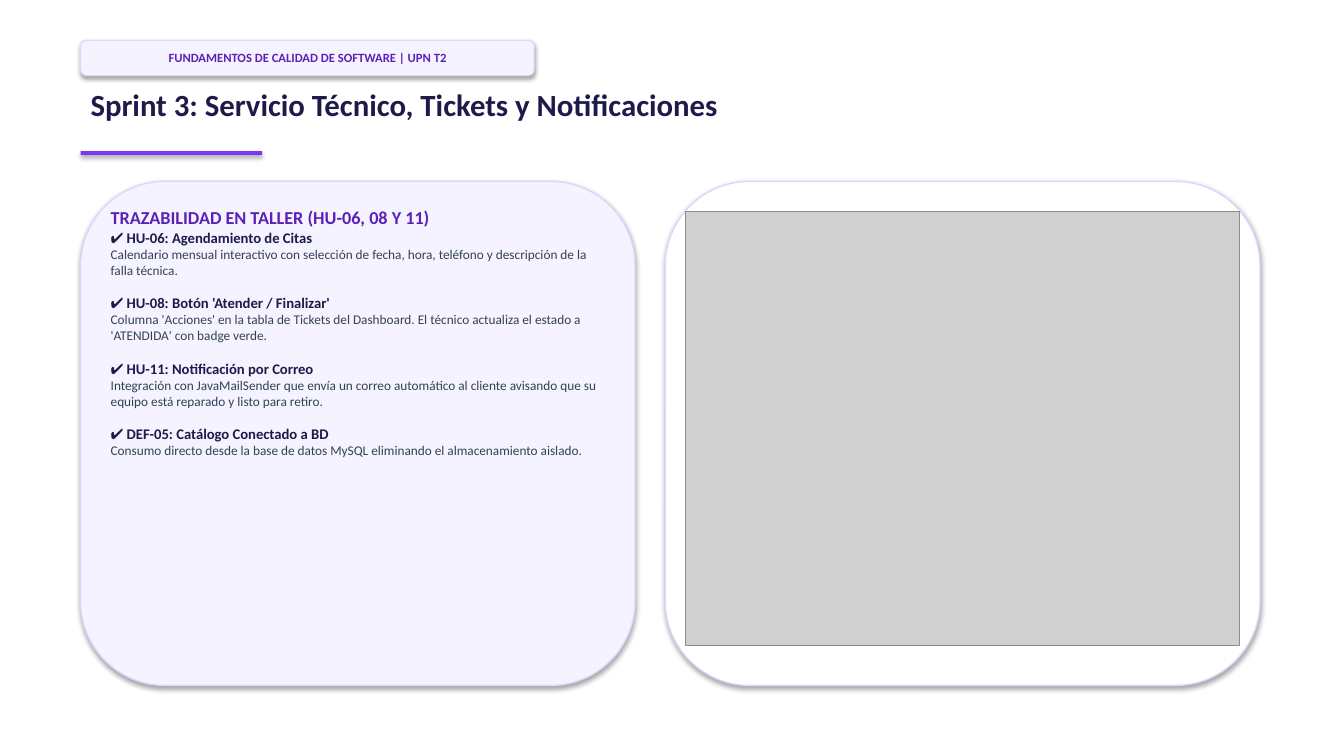
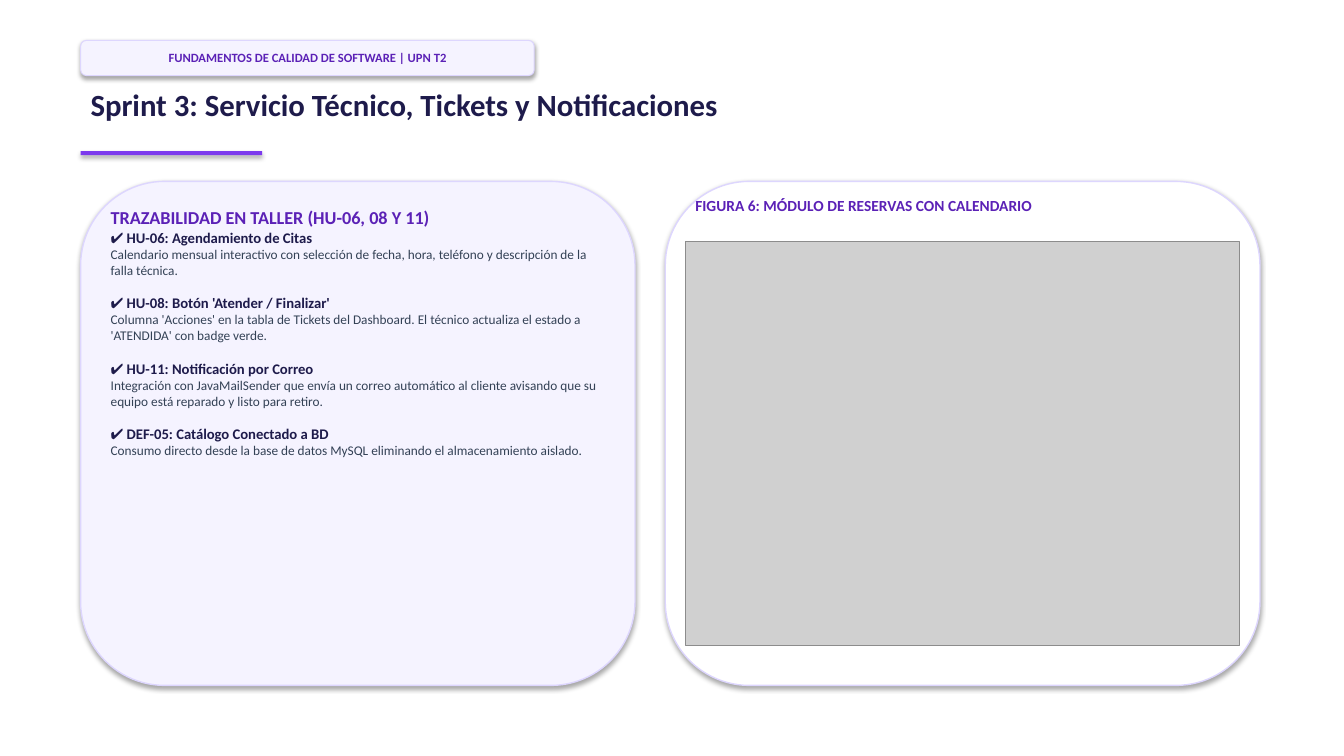
Before and after one commit to alevascan/ximasak, a slide deck: slide 8 of Exposicion_SIRVS_Ximasak_T2.pptx. Drawn at 1344x756 pixels with LibreOffice and Linux fonts; fonts in the diff are those of the drawing; grey boxes stand for pictures. Boxes give left, top, right and bottom in pixels: in the first picture for what was removed or moved away, otherwise in the second. Text is boxed around its words. In the diff, an @@ line names an element or a change of style, - is before the commit and + after.

Commit message:
Corregir mapeo exacto de figuras e imagenes del informe en el PPT

```diff
--- a/Exposicion_SIRVS_Ximasak_T2.pptx
+++ b/Exposicion_SIRVS_Ximasak_T2.pptx
@@ text added at [695, 198, 1032, 211], 11 pt, text #5B21B6, bold @@
+FIGURA 6: MÓDULO DE RESERVAS CON CALENDARIO
@@ picture: place and size @@
-picture at [686, 212, 1240, 645]
+picture at [686, 242, 1240, 645]
```
Also in this commit, not shown: 6 other slides changed.
